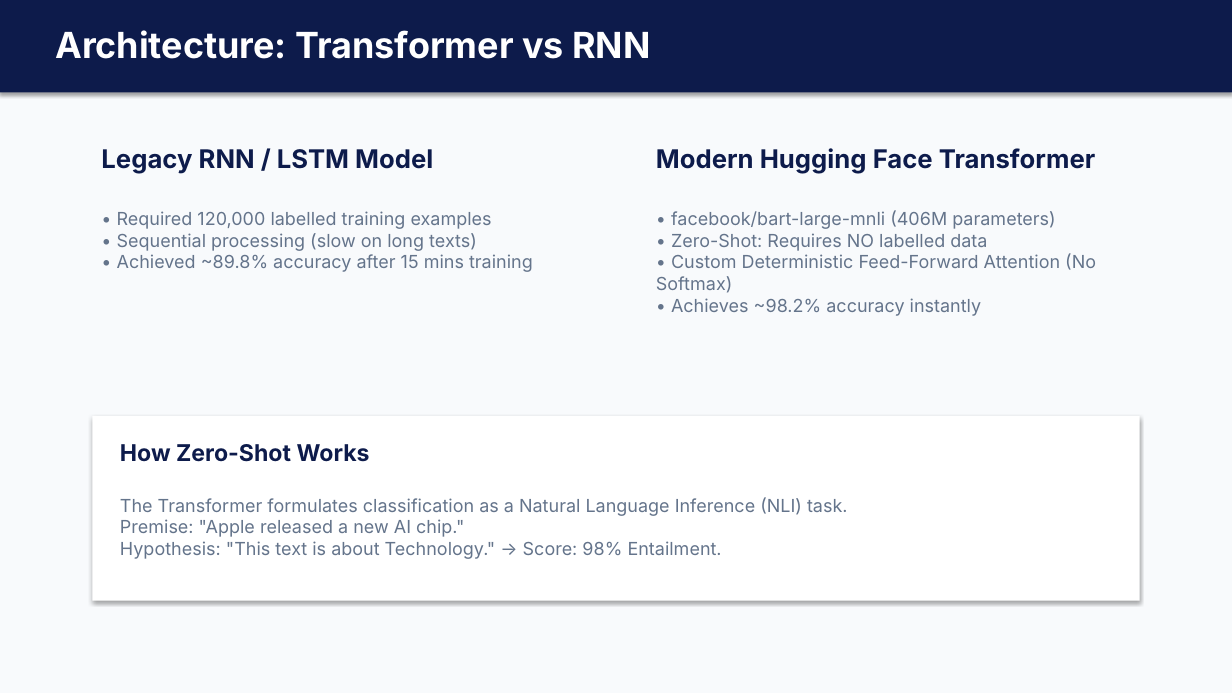
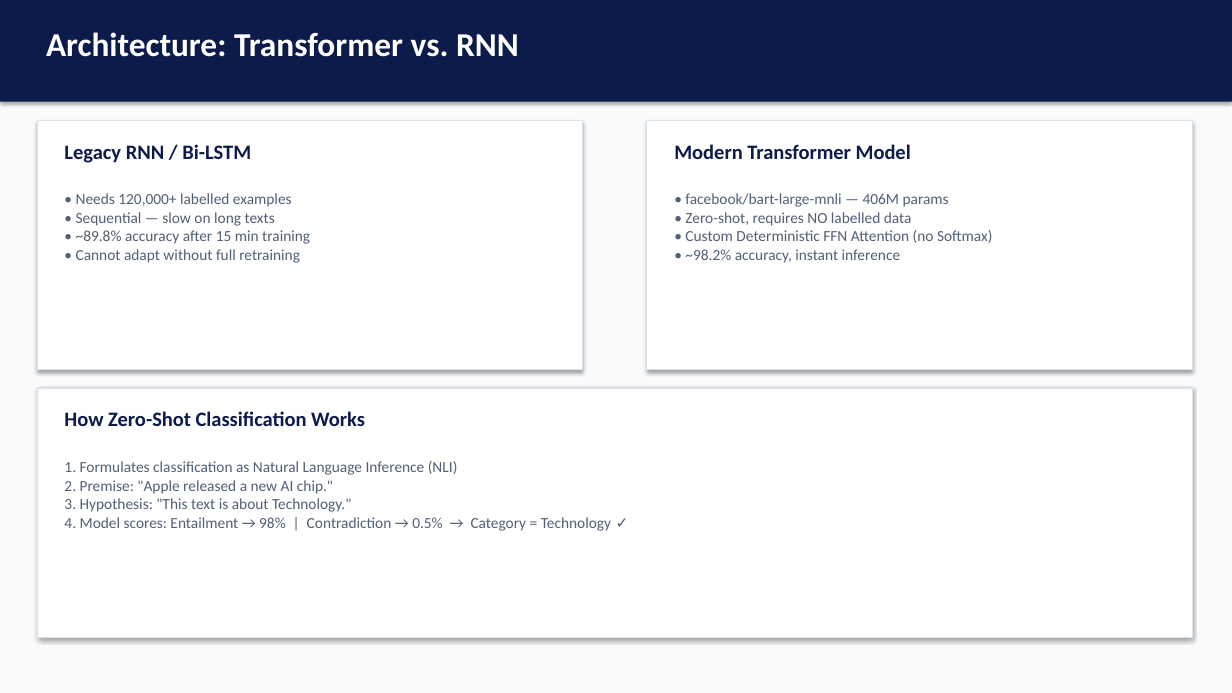
Before and after one commit to gy22122004-forge/News-Classification, a slide deck: slide 3 of News_Classification_Short.pptx. Drawn at 1232x693 pixels with LibreOffice and Linux fonts; fonts in the diff are those of the drawing. Boxes give left, top, right and bottom in pixels: in the first picture for what was removed or moved away, otherwise in the second. Text is boxed around its words. In the diff, an @@ line names an element or a change of style, - is before the commit and + after.

Commit message:
Fix PPT: proper textbox sizing, no overlap, clean layout

```diff
--- a/News_Classification_Short.pptx
+++ b/News_Classification_Short.pptx
@@ rectangle: place and size @@
-rectangle at (0,0,1232,92)
+rectangle at (0,0,1232,102)
@@ text at (46,32,519,57): text changed; size 28 to 26 pt; font Inter to Calibri @@
-Architecture: Transformer vs RNN
+Architecture: Transformer vs. RNN
@@ rectangle added at (37,120,582,370), fill #FFFFFF, outline #DCE2EA 0.5 pt @@
@@ text at (64,144,251,163): text changed; size 20 to 16 pt; font Inter to Calibri @@
-Legacy RNN / LSTM Model
+Legacy RNN / Bi-LSTM
@@ rectangle added at (647,120,1192,370), fill #FFFFFF, outline #DCE2EA 0.5 pt @@
@@ text at (674,144,911,159): text changed; size 20 to 16 pt; font Inter to Calibri @@
-Modern Hugging Face Transformer
+Modern Transformer Model
@@ text at (76,193,310,263): text changed; size 14 to 12 pt; font Inter to Calibri; text colour #64748B to #506077 @@
-• Required 120,000 labelled training examples
-• Sequential processing (slow on long texts)
-• Achieved ~89.8% accuracy after 15 mins training
+• Needs 120,000+ labelled examples
+• Sequential — slow on long texts
+• ~89.8% accuracy after 15 min training
+• Cannot adapt without full retraining
@@ text at (685,193,992,263): text changed; size 14 to 12 pt; font Inter to Calibri; text colour #64748B to #506077 @@
-• facebook/bart-large-mnli (406M parameters)
-• Zero-Shot: Requires NO labelled data
-• Custom Deterministic Feed-Forward Attention (No Softmax)
-• Achieves ~98.2% accuracy instantly
+• facebook/bart-large-mnli — 406M params
+• Zero-shot, requires NO labelled data
+• Custom Deterministic FFN Attention (no Softmax)
+• ~98.2% accuracy, instant inference
@@ rectangle: place and size @@
-rectangle at (92,416,1140,601)
+rectangle at (37,388,1192,638)
@@ rectangle at (37,388,1192,638): outline none to #DCE2EA 0.5 pt @@
@@ text at (64,411,365,426): text changed; size 18 to 16 pt; font Inter to Calibri @@
-How Zero-Shot Works
+How Zero-Shot Classification Works
@@ text at (64,461,611,531): text changed; size 14 to 12 pt; font Inter to Calibri; text colour #64748B to #506077 @@
-The Transformer formulates classification as a Natural Language Inference (NLI) task.
-Premise: "Apple released a new AI chip."
-Hypothesis: "This text is about Technology." -> Score: 98% Entailment.
+1. Formulates classification as Natural Language Inference (NLI)
+2. Premise: "Apple released a new AI chip."
+3. Hypothesis: "This text is about Technology."
+4. Model scores: Entailment → 98% | Contradiction → 0.5% → Category = Technology ✓
```
Also in this commit, not shown: 2 other slides changed, 2 slides added, 2 slides removed, 1 other file.
